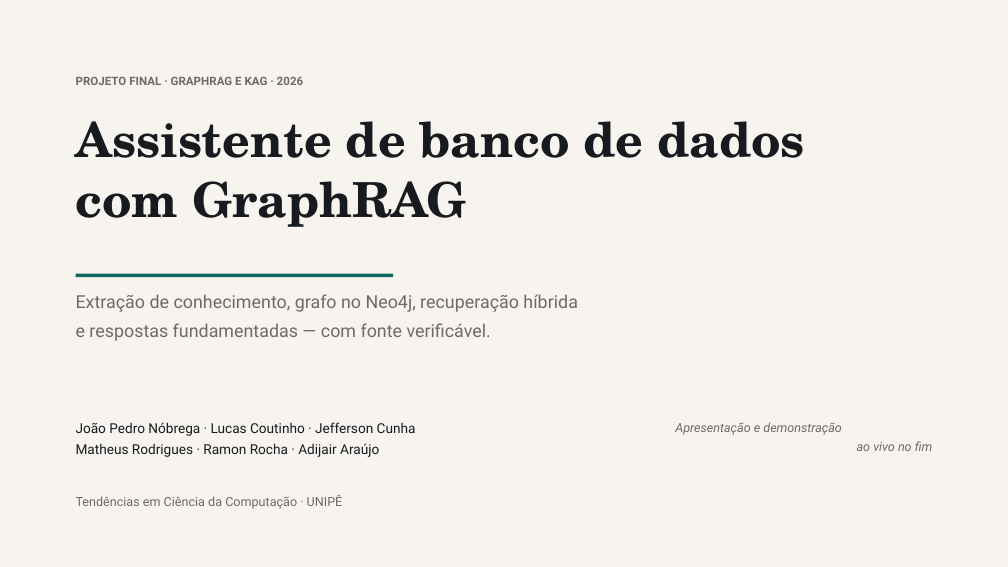
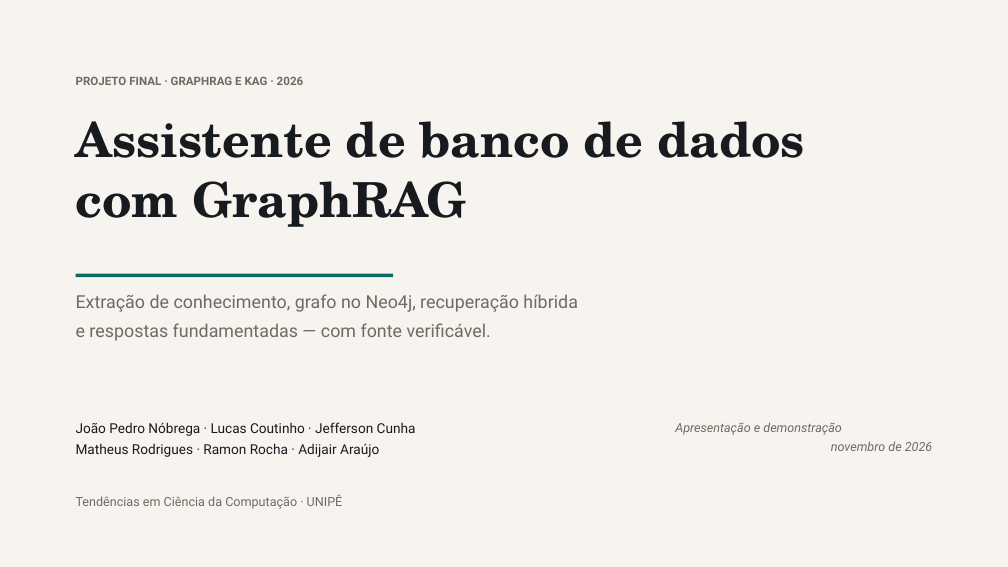
Before and after one commit to Jeff-Cunha/Assistente_BDGraph, a slide deck: slide 1 of docs/apresentacao/slides.pptx. Drawn at 1008x567 pixels with LibreOffice and Linux fonts; fonts in the diff are those of the drawing. Boxes give left, top, right and bottom in pixels: in the first picture for what was removed or moved away, otherwise in the second. Text is boxed around its words. In the diff, an @@ line names an element or a change of style, - is before the commit and + after.

Commit message:
Confere o deck no render real e corrige quatro defeitos de layout
LibreOffice 26.8.3 extraido do .msi oficial (msiexec /a, sem instalacao e sem
UAC) para converter slides.pptx em PDF e olhar o resultado. A previa anterior
era um desenho aproximado; agora e o render de verdade.

Defeitos que so o render mostrou:
- slide 1: a nota da capa ainda dizia 'ao vivo no fim'
- slide 6: a linha do RRF cortava o texto do proprio rotulo
- slide 9: a legenda caia em cima do print; recorte refeito para mostrar
  pergunta, resposta, afirmacoes, painel de sustentacao, subgrafo e citacoes
- slide 10: a linha do cabecalho da tabela virava uma faixa cinza atras dos
  rotulos

previa-slides.png passa a ser a folha de contato do PDF, e o roteiro explica
como regenerar sem PowerPoint.

```diff
--- a/docs/apresentacao/slides.pptx
+++ b/docs/apresentacao/slides.pptx
@@ text at bbox=[675, 422, 932, 451]: text changed @@
-Apresentação e demonstração
-ao vivo no fim
+Apresentação e demonstração
+novembro de 2026
```
Also in this commit, not shown: 3 other slides changed, 3 other files.
